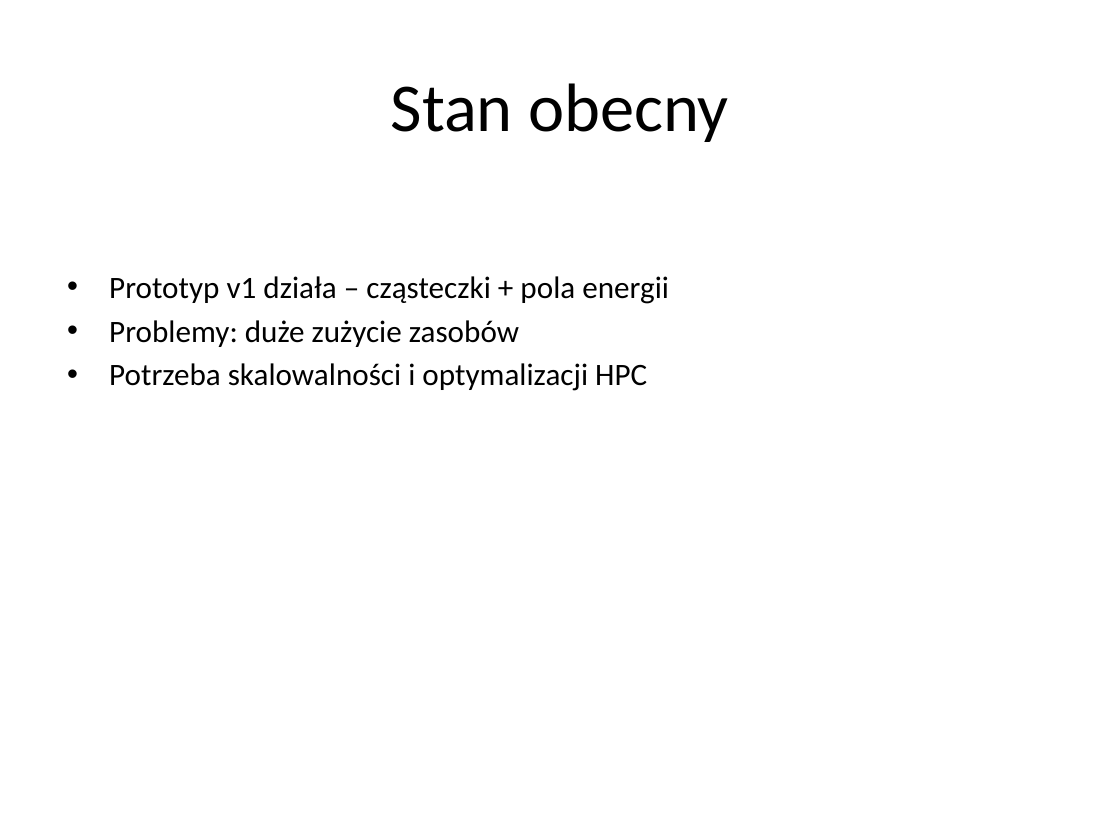
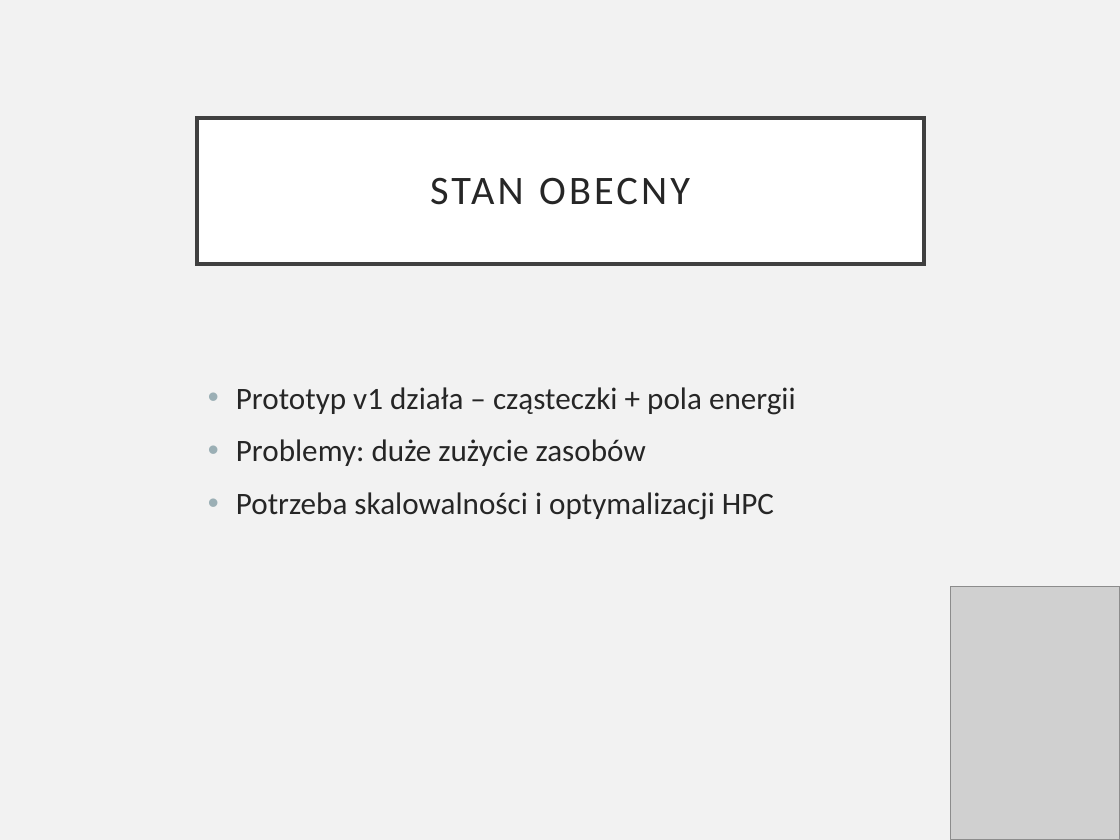
Before and after one commit to ProhunterPL/live2.0, a slide deck: slide 4 of docs/wniosek/pg współpraca live2.0/Live2.0_PG_prezentacja.pptx. Drawn at 1120x840 pixels with LibreOffice and Linux fonts; fonts in the diff are those of the drawing; grey boxes stand for pictures. Boxes give left, top, right and bottom in pixels: in the first picture for what was removed or moved away, otherwise in the second. Text is boxed around its words. In the diff, an @@ line names an element or a change of style, - is before the commit and + after.

```diff
--- a/docs/wniosek/pg współpraca live2.0/Live2.0_PG_prezentacja.pptx
+++ b/docs/wniosek/pg współpraca live2.0/Live2.0_PG_prezentacja.pptx
@@ background #FFFFFF to #F2F2F2 @@
@@ title "STAN OBECNY": place and size @@
-title "STAN OBECNY" at (391, 83, 729, 142)
+title "STAN OBECNY" at (197, 118, 924, 263)
@@ title "STAN OBECNY" at (197, 118, 924, 263): fill none to #FFFFFF; outline none to #404040 2.5 pt @@
@@ title at (430, 177, 690, 205): text changed; size 44 to 26 pt; text colour #000000 to #262626 @@
-Stan obecny
+STAN OBECNY
@@ text "Prototyp v1 działa – cząsteczki ...": place and size @@
-text "Prototyp v1 działa – cząsteczki ..." at (109, 276, 669, 391)
+text "Prototyp v1 działa – cząsteczki ..." at (236, 387, 796, 520)
@@ text "Prototyp v1 działa – cząsteczki ..." at (236, 387, 796, 520): text colour #000000 to #262626; indent changed; more space between paragraphs @@
@@ picture added at (951, 587, 1120, 840) @@
```
Also in this commit, not shown: 10 other slides changed.
